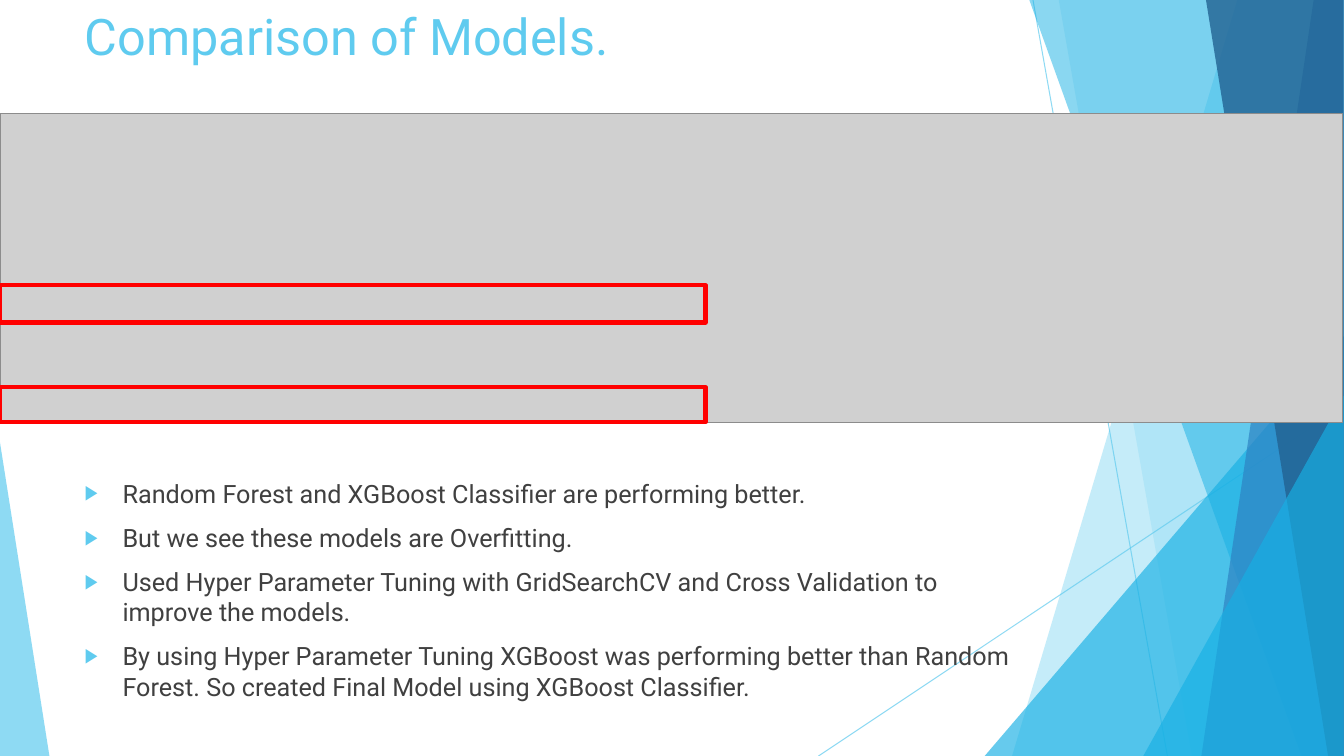
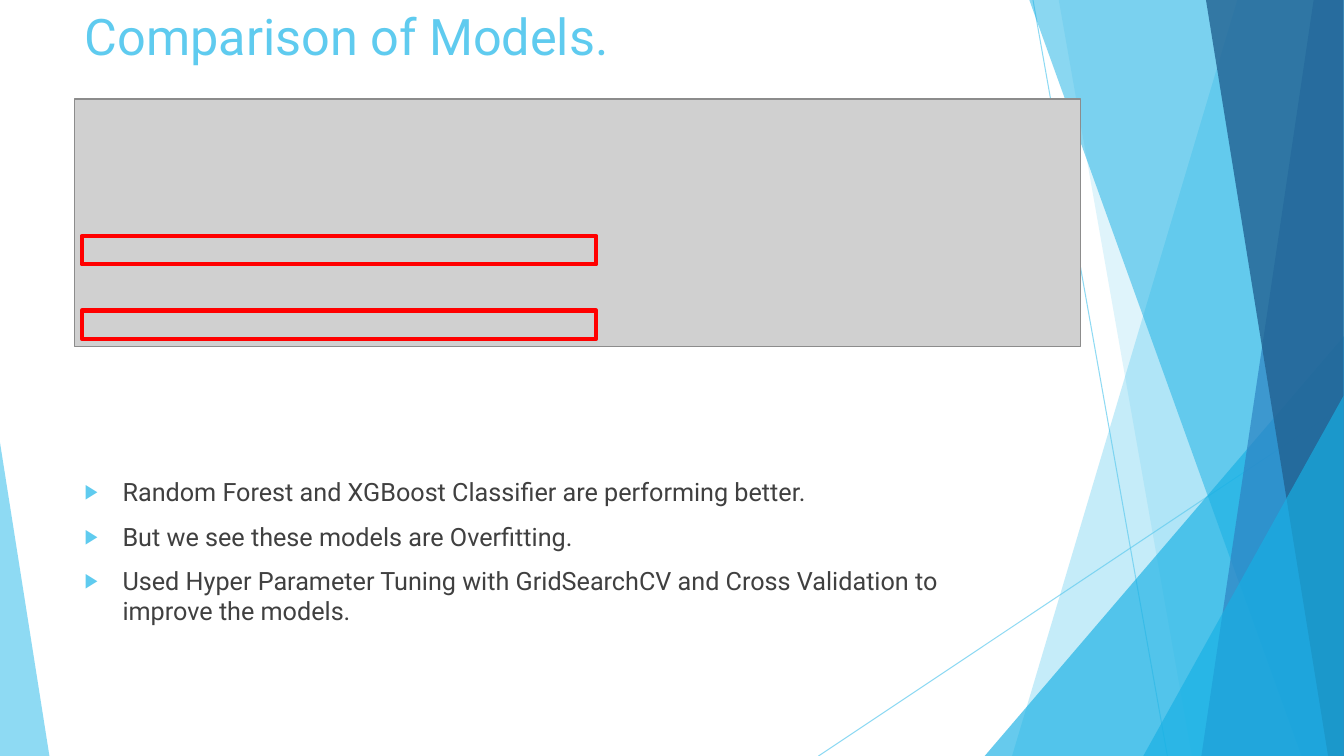
Before and after one commit to meghrajkonduskar/In-Drive-Coupon-Recommendation-Project, a slide deck: slide 25 of In Drive Coupon Recommendation.pptx. Drawn at 1344x756 pixels with LibreOffice and Linux fonts; fonts in the diff are those of the drawing; grey boxes stand for pictures. Boxes give left, top, right and bottom in pixels: in the first picture for what was removed or moved away, otherwise in the second. Text is boxed around its words. In the diff, an @@ line names an element or a change of style, - is before the commit and + after.

Commit message:
fix bugs and final model

```diff
--- a/In Drive Coupon Recommendation.pptx
+++ b/In Drive Coupon Recommendation.pptx
@@ picture: place and size @@
-picture at box(0, 114, 1343, 422)
+picture at box(75, 99, 1081, 347)
@@ rectangle: place and size @@
-rectangle at box(0, 285, 706, 323)
+rectangle at box(82, 236, 597, 264)
@@ rectangle: place and size @@
-rectangle at box(0, 387, 706, 422)
+rectangle at box(82, 311, 597, 339)
@@ text at box(123, 643, 1009, 702): paragraph removed @@
-▶ By using Hyper Parameter Tuning XGBoost was performing better than Random Forest. So created Final Model using XGBoost Classifier.
```
Also in this commit, not shown: 10 other slides changed, 1 slide added, 22 other files.
